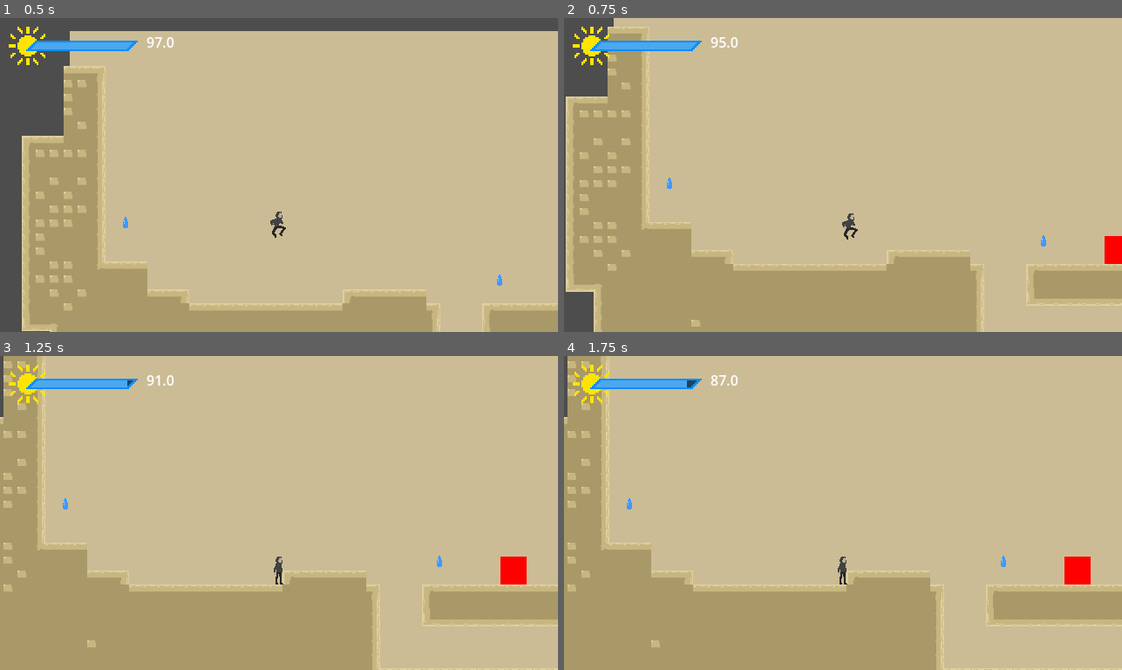
Above: before the commit, frames 1-4 (two rows, left to right).
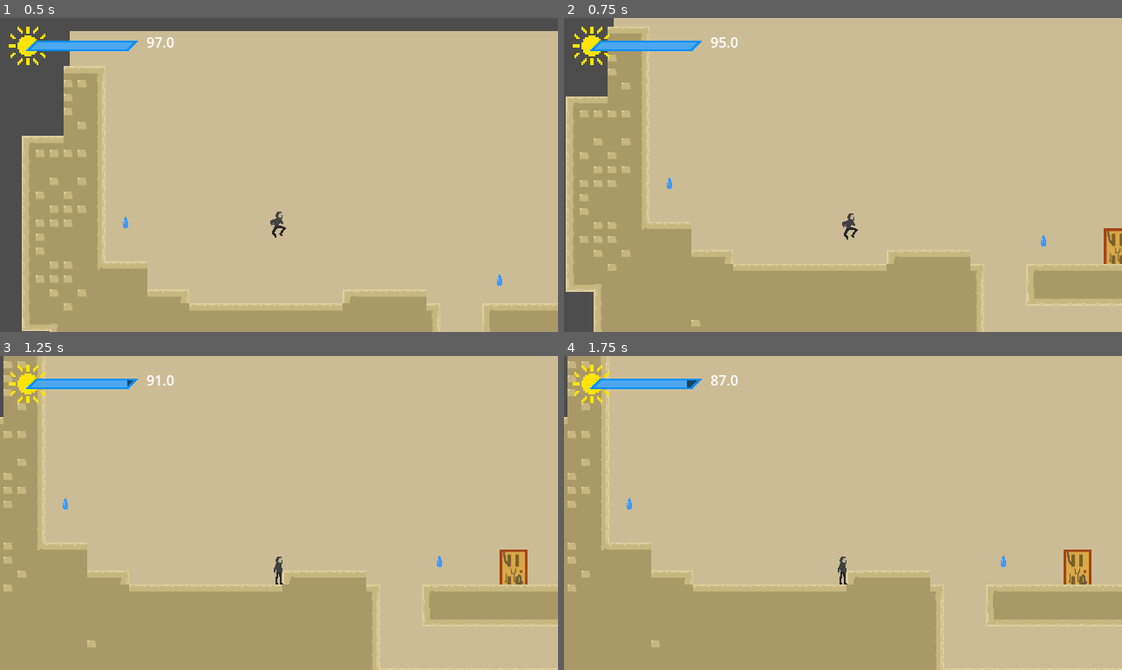
Above: after the commit, the same moments.

Repository: Aterlone/MasseyGameJam
Game: Godot game, scene res://main.tscn
The game is run twice, just before and just after one commit, with the same random seed, the same clock (stepped at 60 frames per second) and the same inputs.
Inputs:
- Up to frame 1 (0.5 s): no input
- Up to frame 2 (0.75 s): tap Enter (ui_accept) at 0.5, 0.6 s; hold Right (ui_right) from 0.53 s (still down)
- Up to frame 3 (1.25 s): keep holding Right (ui_right); tap Enter (ui_accept) at 0.77, 1.07 s
- Up to frame 4 (1.75 s): keep holding Right (ui_right); tap Enter (ui_accept) at 1.35, 1.52 s

Frame 1 is identical in both runs. In frame 2, 0.4% of the frame differs, in the area x 96-100%, y 66-79%; in frame 3, 0.6%, in the area x 89-95%, y 61-73%; in frame 4, 0.6%.

Commit message:
Door sprites changed.

Diff:
--- a/house_1.tscn
+++ b/house_1.tscn
@@ -1,16 +1,17 @@
-[gd_scene load_steps=7 format=3 uid="uid://bumr1as6ubt52"]
+[gd_scene load_steps=8 format=3 uid="uid://bumr1as6ubt52"]
 
 [ext_resource type="Script" uid="uid://dp8crx1qbp3sc" path="res://Misc/collapsingObject.gd" id="1_4im15"]
 [ext_resource type="Texture2D" uid="uid://byrbstmnsejcj" path="res://objects/waterdrop.png" id="2_l6kfo"]
 [ext_resource type="Script" uid="uid://bk1bf37xv1x5a" path="res://Misc/Door.gd" id="3_l6kfo"]
+[ext_resource type="Texture2D" uid="uid://cq4q10u1w82xu" path="res://objects/door.png" id="4_68721"]
 
 [sub_resource type="RectangleShape2D" id="RectangleShape2D_s75sy"]
 size = Vector2(1209, 66)
 
 [sub_resource type="CircleShape2D" id="CircleShape2D_68721"]
 
-[sub_resource type="RectangleShape2D" id="RectangleShape2D_68721"]
-size = Vector2(30, 37)
+[sub_resource type="RectangleShape2D" id="RectangleShape2D_mu17e"]
+size = Vector2(30, 41)
 
 [node name="house_1" type="Node2D"]
 
@@ -48,15 +49,12 @@
 door_char = 0
 
 [node name="CollisionShape2D" type="CollisionShape2D" parent="Door"]
-shape = SubResource("RectangleShape2D_68721")
+position = Vector2(30, 0.5)
+shape = SubResource("RectangleShape2D_mu17e")
 
-[node name="DoorTexture" type="ColorRect" parent="Door"]
-offset_left = -15.0
-offset_top = -19.0
-offset_right = 15.0
-offset_bottom = 19.0
-color = Color(1, 0, 0, 1)
-metadata/_edit_use_anchors_ = true
+[node name="Sprite2D" type="Sprite2D" parent="Door"]
+position = Vector2(30, 0.5)
+texture = ExtResource("4_68721")
 
 [connection signal="body_entered" from="Water Drop" to="Water Drop" method="_on_body_entered"]
 [connection signal="body_entered" from="Door" to="Door" method="_on_body_entered"]
--- a/level_1.tscn
+++ b/level_1.tscn
@@ -1,14 +1,18 @@
-[gd_scene load_steps=6 format=4 uid="uid://bwnkl77idxjup"]
+[gd_scene load_steps=8 format=4 uid="uid://bwnkl77idxjup"]
 
 [ext_resource type="PackedScene" uid="uid://dusrftt1q7hkb" path="res://objects/waterdrop.tscn" id="1_3hls8"]
 [ext_resource type="Script" uid="uid://bk1bf37xv1x5a" path="res://Misc/Door.gd" id="2_hbghi"]
 [ext_resource type="PackedScene" uid="uid://d2ltot4cgc2nk" path="res://tiles/collision_tiles.tscn" id="3_hn12h"]
+[ext_resource type="Texture2D" uid="uid://cq4q10u1w82xu" path="res://objects/door.png" id="3_ihfcg"]
 
 [sub_resource type="RectangleShape2D" id="RectangleShape2D_ilcil"]
 size = Vector2(1209, 66)
 
 [sub_resource type="RectangleShape2D" id="RectangleShape2D_hn12h"]
-size = Vector2(30, 37)
+size = Vector2(30, 41.5)
+
+[sub_resource type="RectangleShape2D" id="RectangleShape2D_ihfcg"]
+size = Vector2(30, 41)
 
 [node name="level1" type="Node2D"]
 
@@ -46,15 +50,12 @@
 door_char = 1
 
 [node name="CollisionShape2D" type="CollisionShape2D" parent="Door"]
+position = Vector2(0, -7.25)
 shape = SubResource("RectangleShape2D_hn12h")
 
-[node name="DoorTexture" type="ColorRect" parent="Door"]
-offset_left = -15.0
-offset_top = -19.0
-offset_right = 15.0
-offset_bottom = 19.0
-color = Color(1, 0, 0, 1)
-metadata/_edit_use_anchors_ = true
+[node name="Sprite2D" type="Sprite2D" parent="Door"]
+position = Vector2(0, -7)
+texture = ExtResource("3_ihfcg")
 
 [node name="Door2" type="Area2D" parent="."]
 position = Vector2(570, 275)
@@ -62,17 +63,17 @@
 script = ExtResource("2_hbghi")
 door_char = 0
 
+[node name="Sprite2D" type="Sprite2D" parent="Door2"]
+position = Vector2(314, -6.5)
+texture = ExtResource("3_ihfcg")
+
 [node name="CollisionShape2D" type="CollisionShape2D" parent="Door2"]
-position = Vector2(280, 3)
-shape = SubResource("RectangleShape2D_hn12h")
+position = Vector2(0, -7)
+shape = SubResource("RectangleShape2D_ihfcg")
 
-[node name="DoorTexture" type="ColorRect" parent="Door2"]
-offset_left = 265.0
-offset_top = -16.0
-offset_right = 295.0
-offset_bottom = 22.0
-color = Color(1, 0, 0, 1)
-metadata/_edit_use_anchors_ = true
+[node name="CollisionShape2D" type="CollisionShape2D" parent="Door2/CollisionShape2D"]
+position = Vector2(314, 1)
+shape = SubResource("RectangleShape2D_ihfcg")
 
 [node name="CollisionTiles2" parent="." instance=ExtResource("3_hn12h")]
 position = Vector2(1, 0)
Not shown: 1 places in main.tscn that only renumber resources
Not shown, added: objects/door.png.import
